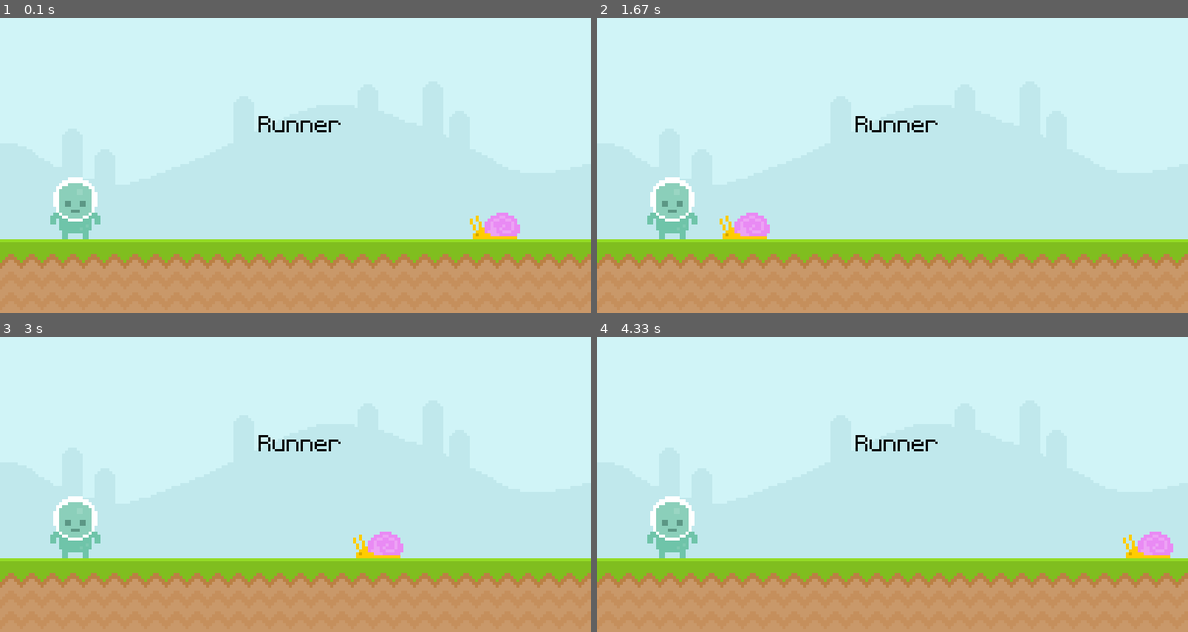
Above: before the commit, frames 1-4 (two rows, left to right).
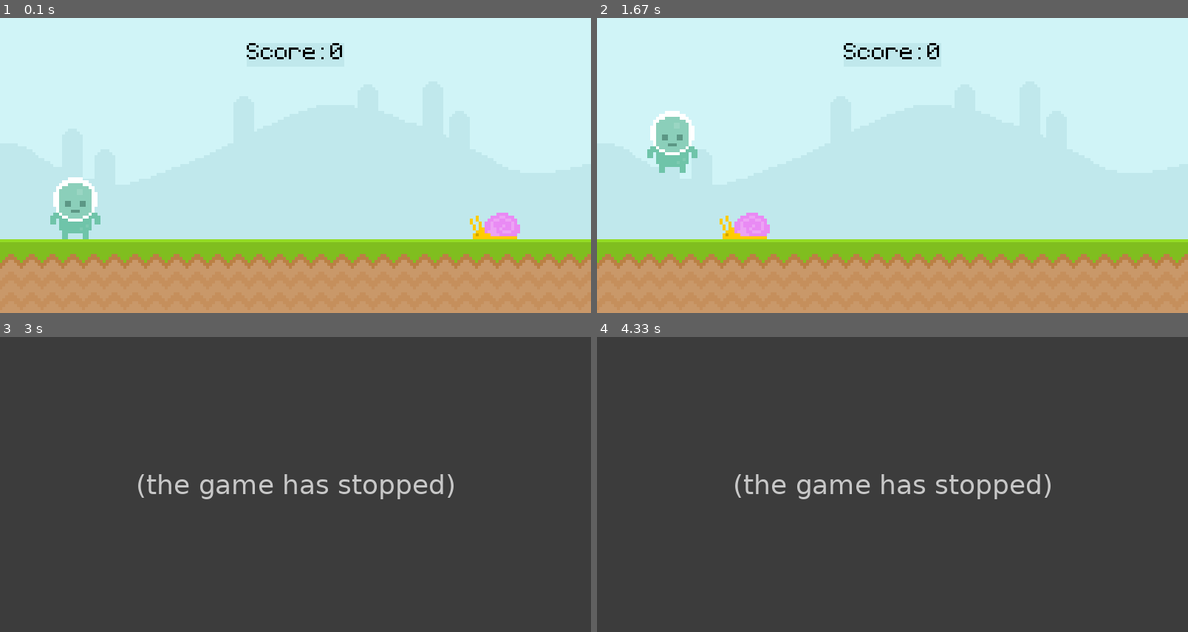
Above: after the commit, the same moments.

Repository: aljosanpedro/pygame
Game: pygame game, started from courses/clear/playlist/ultimate-intro/game.py
The game is run twice, just before and just after one commit, with the same random seed, the same clock (stepped at 60 frames per second) and the same inputs.
Inputs (mouse positions are in pixels of both pictures, inside the frame that each line leads up to):
- Up to frame 1 (0.1 s): no input
- Up to frame 2 (1.67 s): press the mouse at (892, 183) at 0.37 s; move the mouse to (821, 177) at 0.47 s; release the mouse at (750, 168) at 0.6 s; tap Space at 0.67 s; click (697, 59) at 1.05 s
- Up to frame 3 (3 s): no input
- Up to frame 4 (4.33 s): no input

The runs differ from the first frame. In frame 1, 0.5% of the frame differs, in the area x 41-58%, y 8-39%; in frame 2, 3.0%; in frame 3, 100%, in the area x 0-100%, y 0-100%; in frame 4, 100%.
After the commit the program exited at 1.75 s; later frames show no game.

Commit message:
added anims, collisions, scoring, jumping

Diff:
--- a/courses/clear/playlist/ultimate-intro/game.py
+++ b/courses/clear/playlist/ultimate-intro/game.py
@@ -14,6 +14,8 @@
 FONT = "font/Pixeltype.ttf"
 FONT_SIZE = 50
 
+PLAYER_JUMP_SPEED = -20 # negative
+
 SNAIL_MIN_SPEED = 5
 SNAIL_MAX_SPEED = SNAIL_MIN_SPEED * 2
 
@@ -25,15 +27,9 @@
 
 clock = pygame.time.Clock()
 
-running = True
+game_running = True
 
 # SURFACES
-# Rects
-    # don't merge, ex. pygame.Surface((0,0)).fill("blue")
-    # types change -> not recog by blit
-# test_surface = pygame.Surface((100,200))
-# test_surface.fill("blue")
-
 # Images
 # backgrounds
 sky_image = pygame.image.load("graphics/sky.png").convert()
@@ -44,40 +40,89 @@
 
 # characters
 player_image = pygame.image.load("graphics/player/player_stand.png").convert_alpha()
-player_rect = player_image.get_rect(midbottom = (player_image.get_width()*(1.5),ground_rect.y))
+player_default_position = (player_image.get_width()*(1.5),ground_rect.y)
+player_rect = player_image.get_rect(midbottom = player_default_position)
+player_gravity = 0
+player_on_ground = True
 
 snail_image = pygame.image.load("graphics/snail/snail_1.png").convert_alpha()
 snail_rect = snail_image.get_rect(midbottom = (screen.get_width()-snail_image.get_width()*(1.5),ground_rect.y))
 snail_speed = SNAIL_MIN_SPEED
 
 # Texts
-title_text = font.render(TITLE,False,"black")
-title_position = (screen.get_width()/2-50, screen.get_height()/3)
+score_value = 0
+score_string = f"Score: {score_value}"
+
+score_text = font.render(score_string,False,"black")
+score_position = (screen.get_width()/2-50, screen.get_height()/3)
+score_rect = score_text.get_rect(center = (screen.get_width()/2,screen.get_height()/8))
+score_bg_color = "#c0e8ec" # add '#' at start
 
 # GAME LOOP
-while running:
-    # Quit
+while game_running:
+    # Variables
+    mouse_position = (0,0)
+    mouse_clicked = False
+
+    # Events
     for event in pygame.event.get():
-        if event.type == pygame.QUIT:
-            running = False
+        match event.type:
+            # Quit
+            case pygame.QUIT:
+                game_running = False
+
+            # Buttons
+            case pygame.KEYDOWN:
+                if event.key == pygame.K_SPACE and player_on_ground:
+                    player_gravity = PLAYER_JUMP_SPEED
+                    player_on_ground = False
+
+            # Mouse
+            case pygame.MOUSEBUTTONDOWN:
+                if player_on_ground:
+                    player_gravity = PLAYER_JUMP_SPEED
+                    player_on_ground = False
 
     # Screen
-    # screen.fill("green")
     # backgrounds
     screen.blit(sky_image,sky_rect)
     screen.blit(ground_image,ground_rect)
 
-    screen.blit(title_text,title_position)
+    # text
+    # 1st rect draws border only bc of 4th arg. 2nd rect draws insides.
+    pygame.draw.rect(screen,score_bg_color,score_rect,6,20)
+    pygame.draw.rect(screen,score_bg_color,score_rect)
+
+    score_string = f"Score: {score_value}"
+    score_text = font.render(score_string,False,"black")
+
+    screen.blit(score_text,score_rect)
 
     # characters
+    # player
+    player_rect.y += player_gravity
+    player_gravity += 1
+
+    if player_rect.bottom >= ground_rect.top:
+        player_rect.bottom = ground_rect.top
+        player_on_ground = True
+
     screen.blit(player_image,player_rect)
 
+    # snail
     screen.blit(snail_image,snail_rect)
     snail_rect.x -= snail_speed
 
-    if snail_rect.x <= 0:
+    if snail_rect.right <= 0:
         snail_rect.left = screen.get_width()
         snail_speed = randint(SNAIL_MIN_SPEED,SNAIL_MAX_SPEED)
+
+        score_value += 1
+
+    # player-snail interaction
+    if player_rect.colliderect(snail_rect):
+        game_running = False
+
 
     # Frame
     clock.tick(FPS)
--- /dev/null
+++ b/courses/clear/playlist/ultimate-intro/notes.py
@@ -0,0 +1,25 @@
+# SURFACES
+# Rects
+    # don't merge, ex. pygame.Surface((0,0)).fill("blue")
+    # types change -> not recog by blit
+# test_surface = pygame.Surface((100,200))
+# test_surface.fill("blue")
+
+# EVENTS
+# can call events via event loop, or via pygame.mouse/key/etc
+    # for general events, use the event looop
+    # for events inside classes, use class calls
+
+# screen.fill("green")
+# pygame.draw.line(screen,"black",(0,0),(screen.get_width(),screen.get_height()))
+
+# if player_rect.colliderect(snail_rect):
+    #     print("hit")
+
+# mouse_position = pygame.mouse.get_pos()
+# if player_rect.collidepoint(mouse_position):
+#     print(pygame.mouse.get_pressed())
+
+# keys = pygame.key.get_pressed()
+# if keys[pygame.K_SPACE]:
+#     print("jump")
